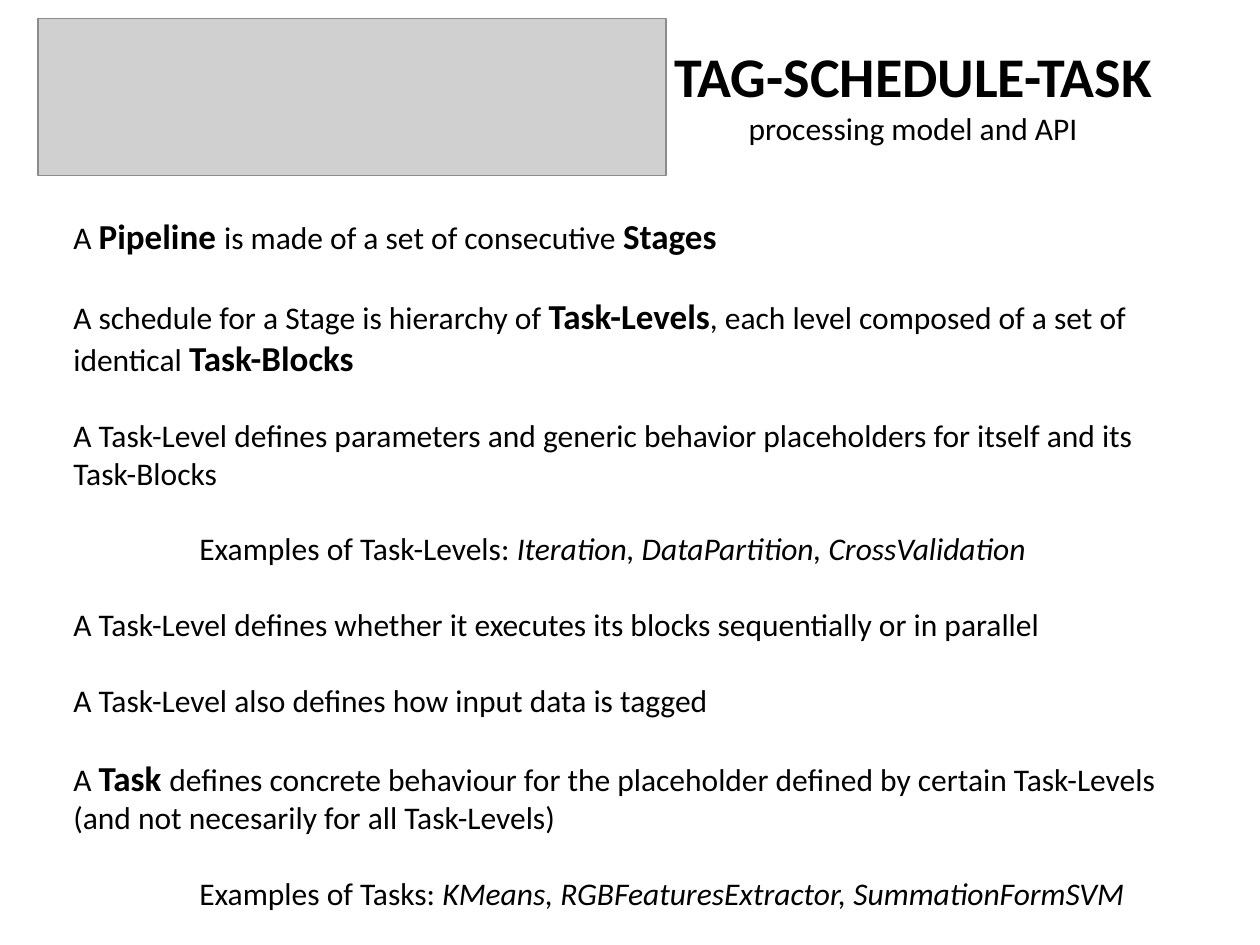
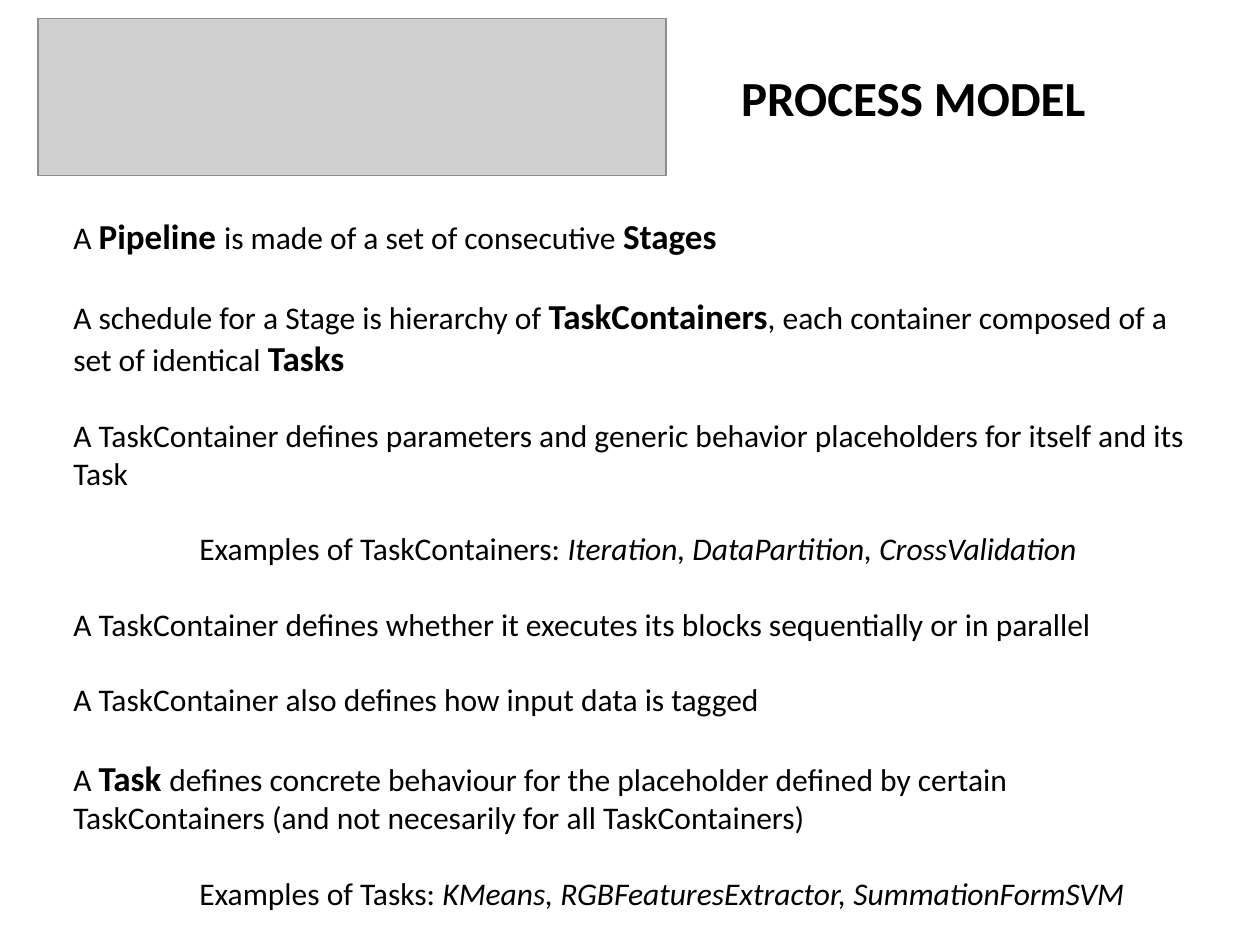
Before and after one commit to 3igs/toolkit, a slide deck: slide 2 of docs/design/TST-api.pptx. Drawn at 1260x945 pixels with LibreOffice and Linux fonts; fonts in the diff are those of the drawing; grey boxes stand for pictures. Boxes give left, top, right and bottom in pixels: in the first picture for what was removed or moved away, otherwise in the second. Text is boxed around its words. In the diff, an @@ line names an element or a change of style, - is before the commit and + after.

```diff
--- a/docs/design/TST-api.pptx
+++ b/docs/design/TST-api.pptx
@@ text removed at (674, 60, 1151, 146) @@
-TAG-SCHEDULE-TASK
-processing model and API
@@ text added at (741, 84, 1085, 117), 28 pt, text #000000, bold @@
+PROCESS MODEL
@@ text at (73, 304, 1183, 834): text changed @@
-A schedule for a Stage is hierarchy of Task-Levels, each level composed of a set of identical Task-Blocks
-A Task-Level defines parameters and generic behavior placeholders for itself and its Task-Blocks
-Examples of Task-Levels: Iteration, DataPartition, CrossValidation
-A Task-Level defines whether it executes its blocks sequentially or in parallel
-A Task-Level also defines how input data is tagged
-A Task defines concrete behaviour for the placeholder defined by certain Task-Levels (and not necesarily for all Task-Levels)
+A schedule for a Stage is hierarchy of TaskContainers, each container composed of a set of identical Tasks
+A TaskContainer defines parameters and generic behavior placeholders for itself and its Task
+Examples of TaskContainers: Iteration, DataPartition, CrossValidation
+A TaskContainer defines whether it executes its blocks sequentially or in parallel
+A TaskContainer also defines how input data is tagged
+A Task defines concrete behaviour for the placeholder defined by certain TaskContainers (and not necesarily for all TaskContainers)
```
Also in this commit, not shown: 2 other slides changed, 9 slides added, 1 slide removed.
